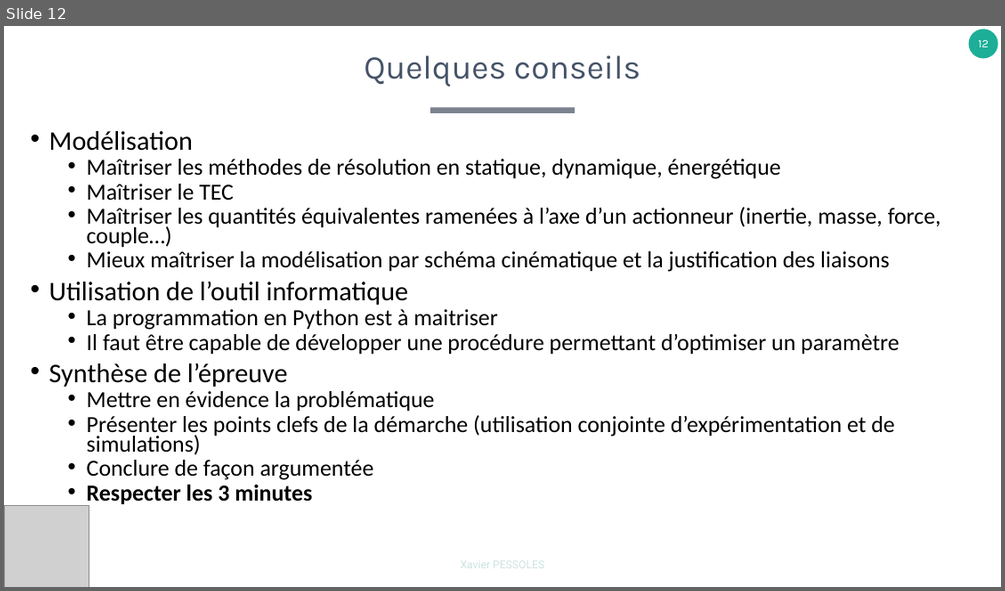
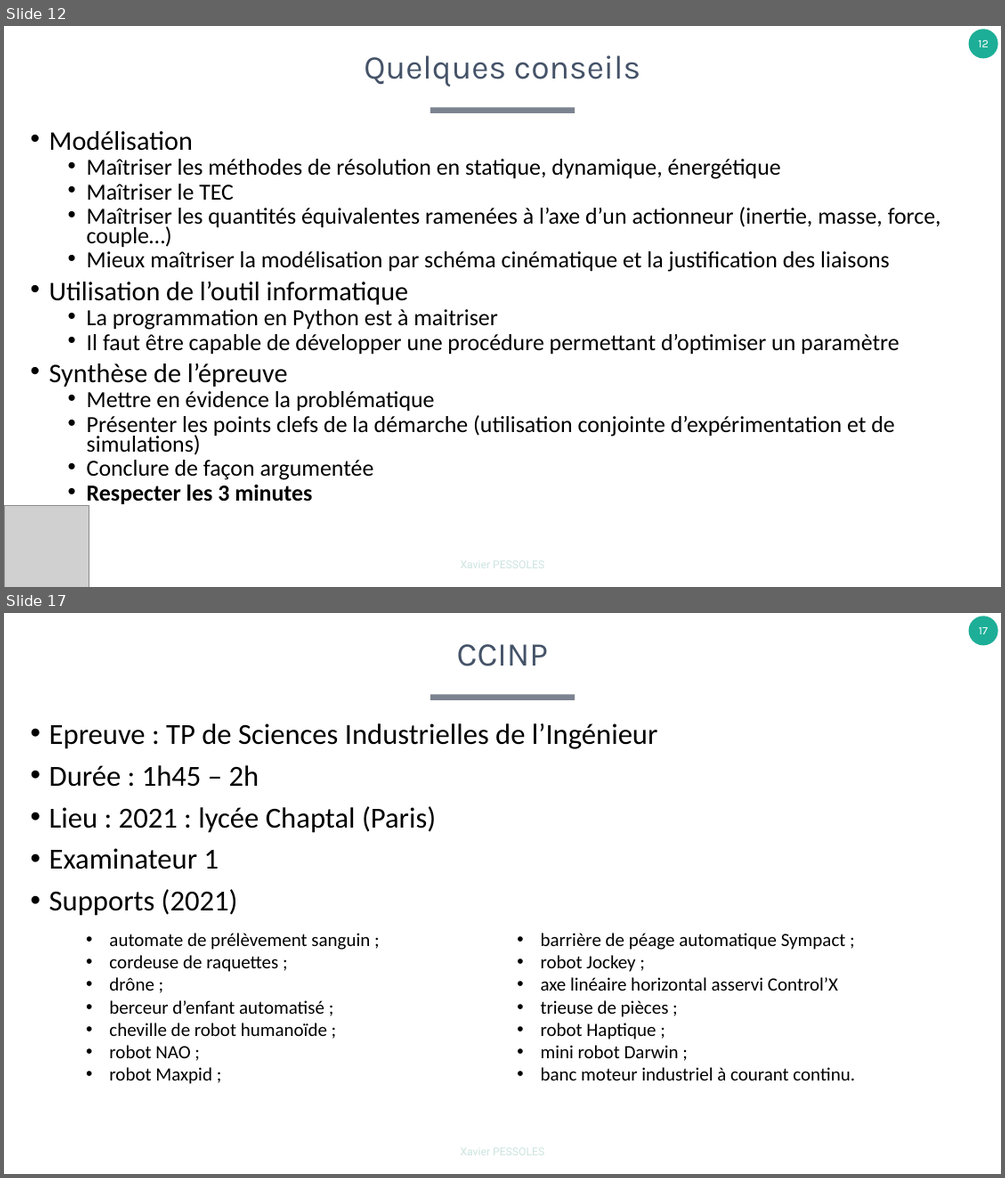
Before and after one commit to xpessoles/TP_Concours, a slide deck: A_Organisation/EpreuvesOralesCPGE.pptx. Shown one above the other, each under a label of ours: slide 12 before the commit, slides 12 and 17 after it; the slides between them are not shown. The pictures are 1005x591 and 1005x1178 pixels, drawn with LibreOffice and Linux fonts; fonts in the diff are those of the drawing; grey boxes stand for pictures. Boxes give left, top, right and bottom in pixels: in the first picture for what was removed or moved away, otherwise in the second. Text is boxed around its words. In the diff, an @@ line names an element or a change of style, - is before the commit and + after.

```diff
--- a/A_Organisation/EpreuvesOralesCPGE.pptx
+++ b/A_Organisation/EpreuvesOralesCPGE.pptx
@@ slide 17 added at bbox=[4, 613, 1001, 1174], background #FFFFFF; not listed: 2 template elements that a slide beside it also shows @@
@@ title added at bbox=[457, 644, 548, 666], 32 pt, text #455368 @@
+CCINP
@@ text added at bbox=[49, 723, 658, 916], 28 pt, text #000000 @@
+• Epreuve : TP de Sciences Industrielles de l’Ingénieur
+• Durée : 1h45 – 2h
+• Lieu : 2021 : lycée Chaptal (Paris)
+• Examinateur 1
+• Supports (2021)
@@ text added at bbox=[109, 933, 855, 1084], 18 pt, text #000000 @@
+• automate de prélèvement sanguin ;
+• cordeuse de raquettes ;
+• drône ;
+• berceur d’enfant automatisé ;
+• cheville de robot humanoïde ;
+• robot NAO ;
+• robot Maxpid ;
+• barrière de péage automatique Sympact ;
+• robot Jockey ;
+• axe linéaire horizontal asservi Control’X
+• trieuse de pièces ;
+• robot Haptique ;
+• mini robot Darwin ;
+• banc moteur industriel à courant continu.
```
Also in this commit, not shown: 2 slides changed, 6 other slides added, 1 slide removed.
